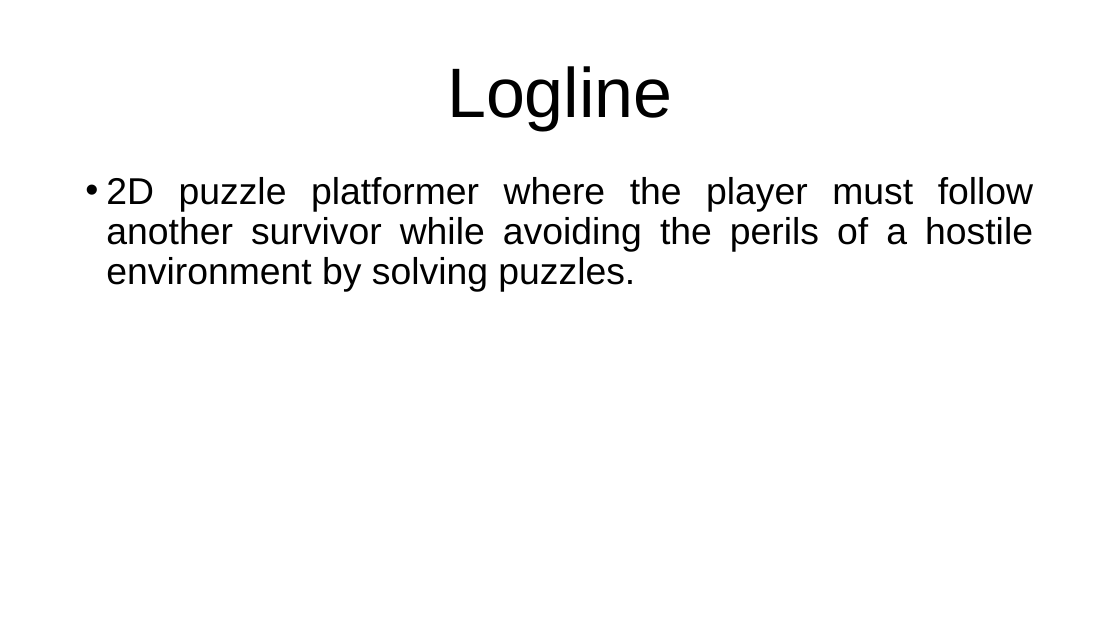
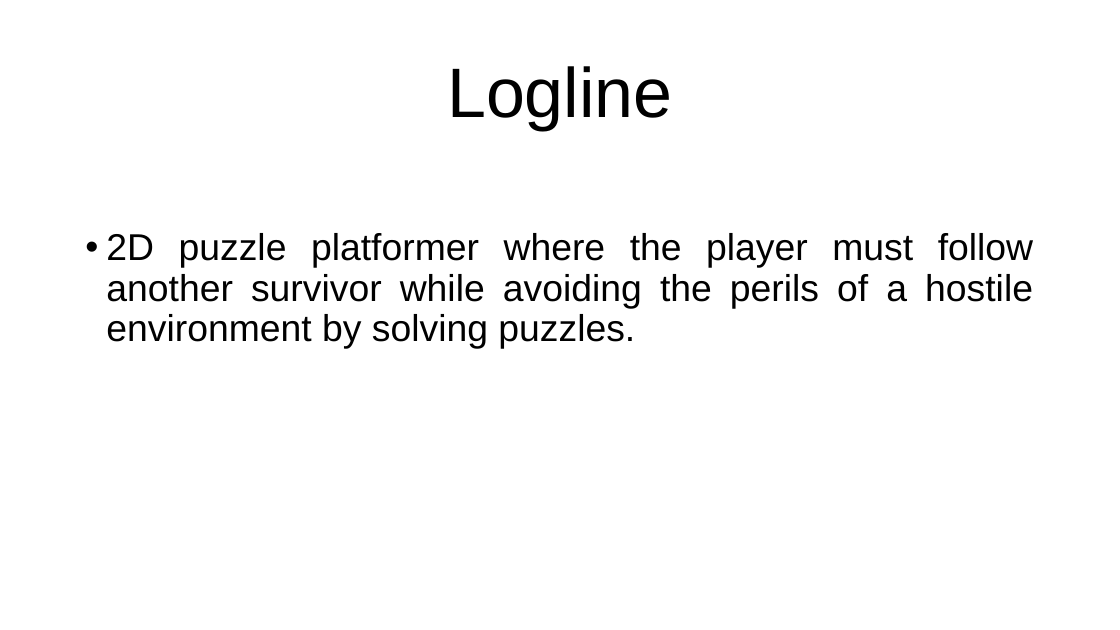
Before and after one commit to UoSGamesGroups/first-semester-group-1, a slide deck: slide 2 of L4_5 - Group 1/Research/Group 1 Presentation.pptx. Drawn at 1120x630 pixels with LibreOffice and Linux fonts; fonts in the diff are those of the drawing. Boxes give left, top, right and bottom in pixels: in the first picture for what was removed or moved away, otherwise in the second. Text is boxed around its words. In the diff, an @@ line names an element or a change of style, - is before the commit and + after.

```diff
--- a/L4_5 - Group 1/Research/Group 1 Presentation.pptx
+++ b/L4_5 - Group 1/Research/Group 1 Presentation.pptx
@@ text "2D puzzle platformer where the ...": place and size @@
-text "2D puzzle platformer where the ..." at bbox=[106, 177, 1033, 292]
+text "2D puzzle platformer where the ..." at bbox=[106, 233, 1033, 349]
```
Also in this commit, not shown: 2 other slides changed, 6 slides added, 2 slides removed.
